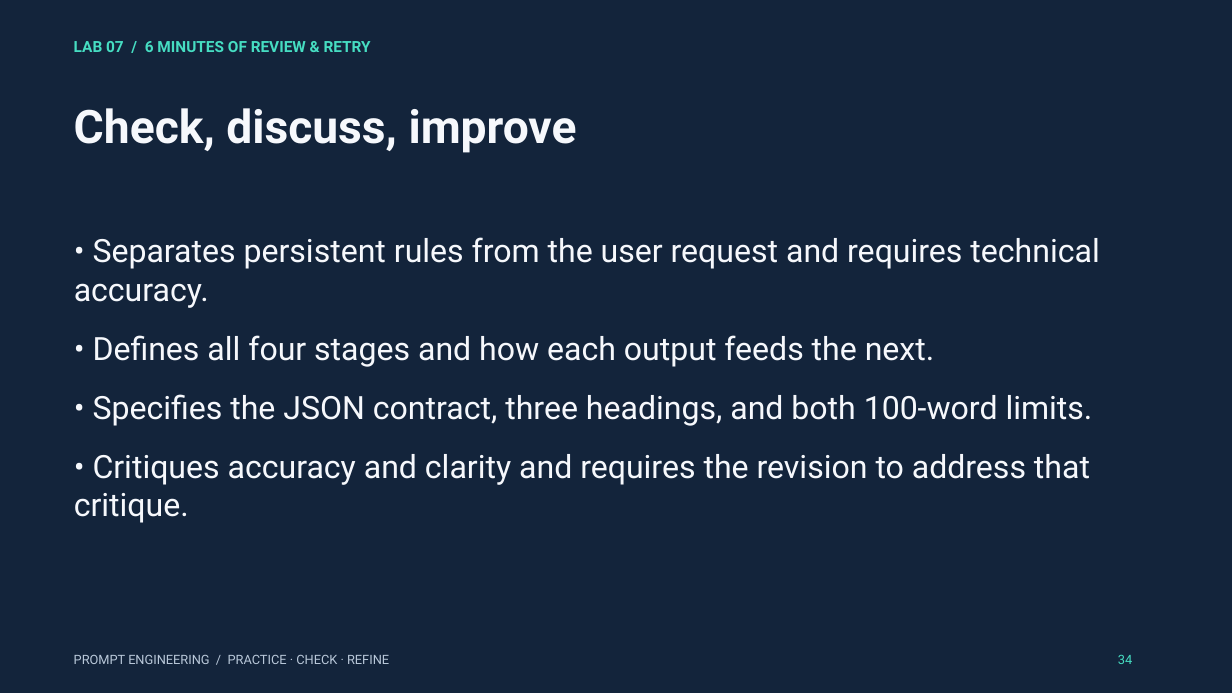
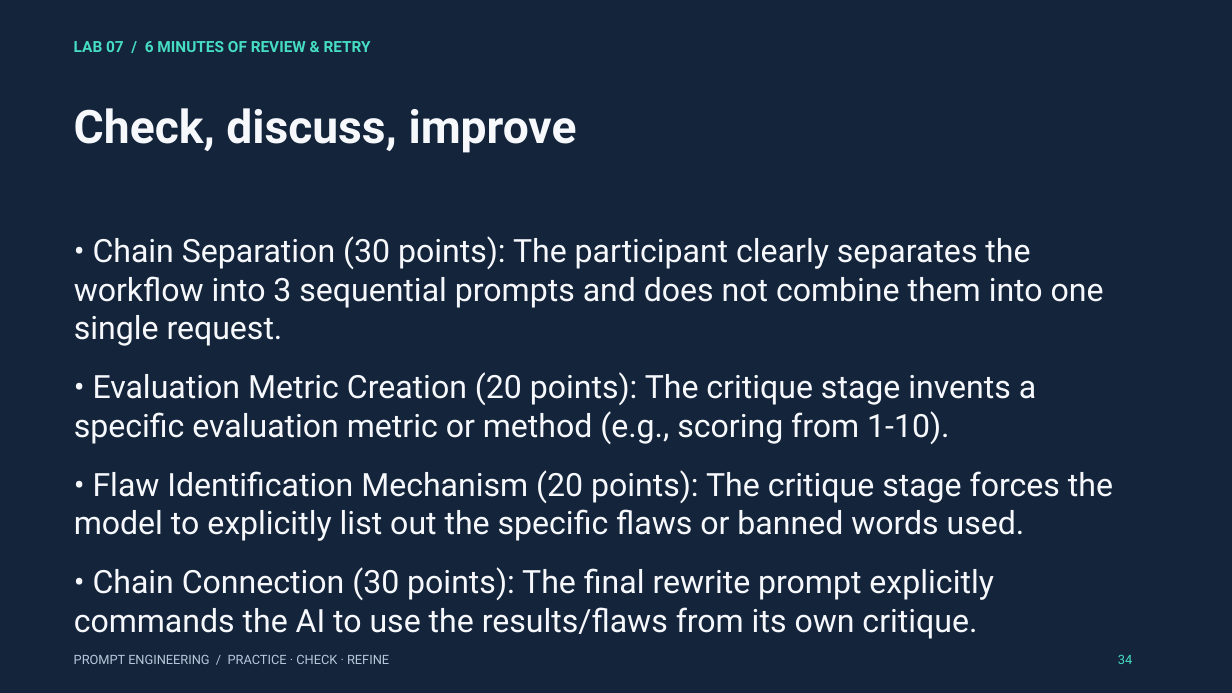
Before and after one commit to mahdimnkh81/prompt-engineering-workshop, a slide deck: slide 34 of materials/prompt_engineering_3_hour_workshop.pptx. Drawn at 1232x693 pixels with LibreOffice and Linux fonts; fonts in the diff are those of the drawing. Boxes give left, top, right and bottom in pixels: in the first picture for what was removed or moved away, otherwise in the second. Text is boxed around its words. In the diff, an @@ line names an element or a change of style, - is before the commit and + after.

```diff
--- a/materials/prompt_engineering_3_hour_workshop.pptx
+++ b/materials/prompt_engineering_3_hour_workshop.pptx
@@ text at (x1=74, y1=236, x2=1113, y2=634): text changed @@
-• Separates persistent rules from the user request and requires technical accuracy.
-• Defines all four stages and how each output feeds the next.
-• Specifies the JSON contract, three headings, and both 100-word limits.
-• Critiques accuracy and clarity and requires the revision to address that critique.
+• Chain Separation (30 points): The participant clearly separates the workflow into 3 sequential prompts and does not combine them into one single request.
+• Evaluation Metric Creation (20 points): The critique stage invents a specific evaluation metric or method (e.g., scoring from 1-10).
+• Flaw Identification Mechanism (20 points): The critique stage forces the model to explicitly list out the specific flaws or banned words used.
+• Chain Connection (30 points): The final rewrite prompt explicitly commands the AI to use the results/flaws from its own critique.
```
Also in this commit, not shown: 19 other slides changed, 14 other files.
